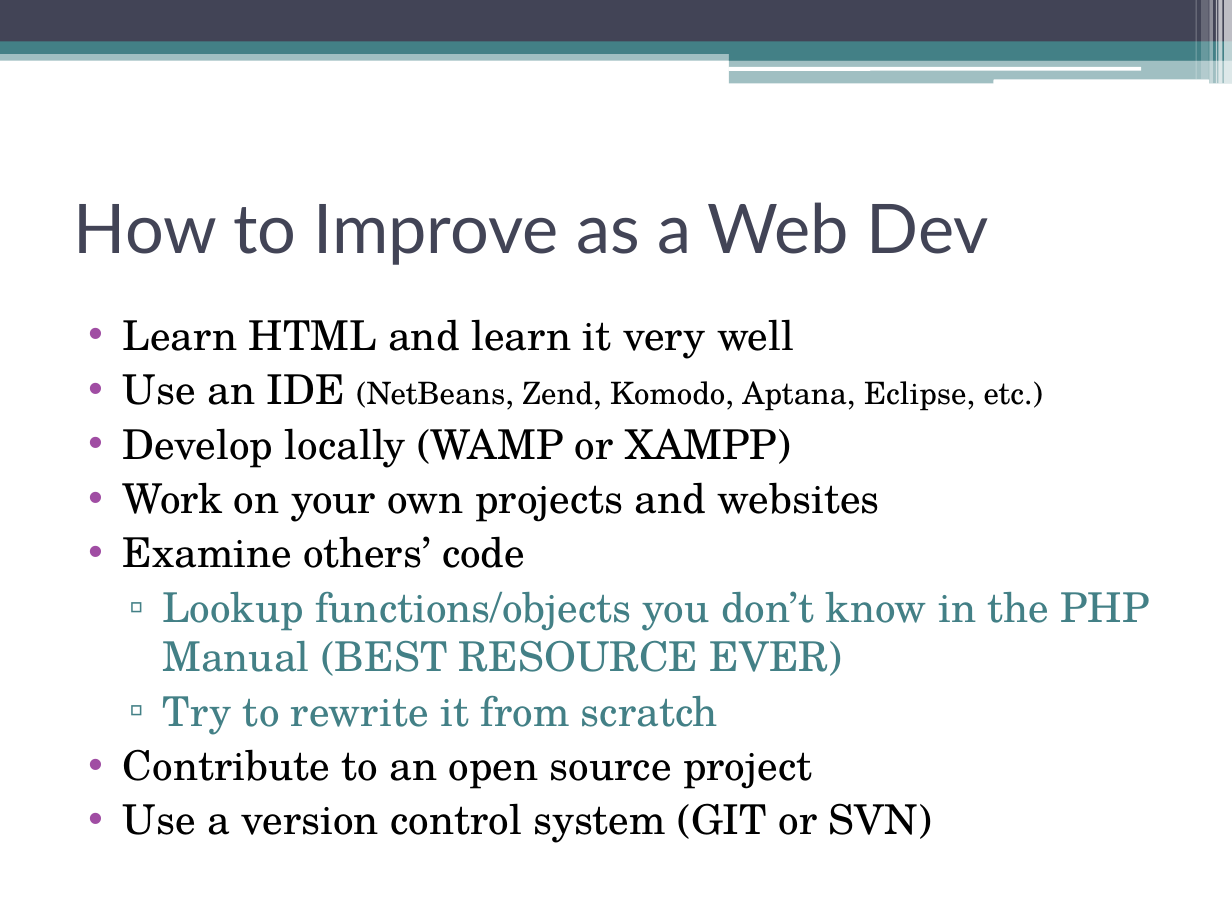
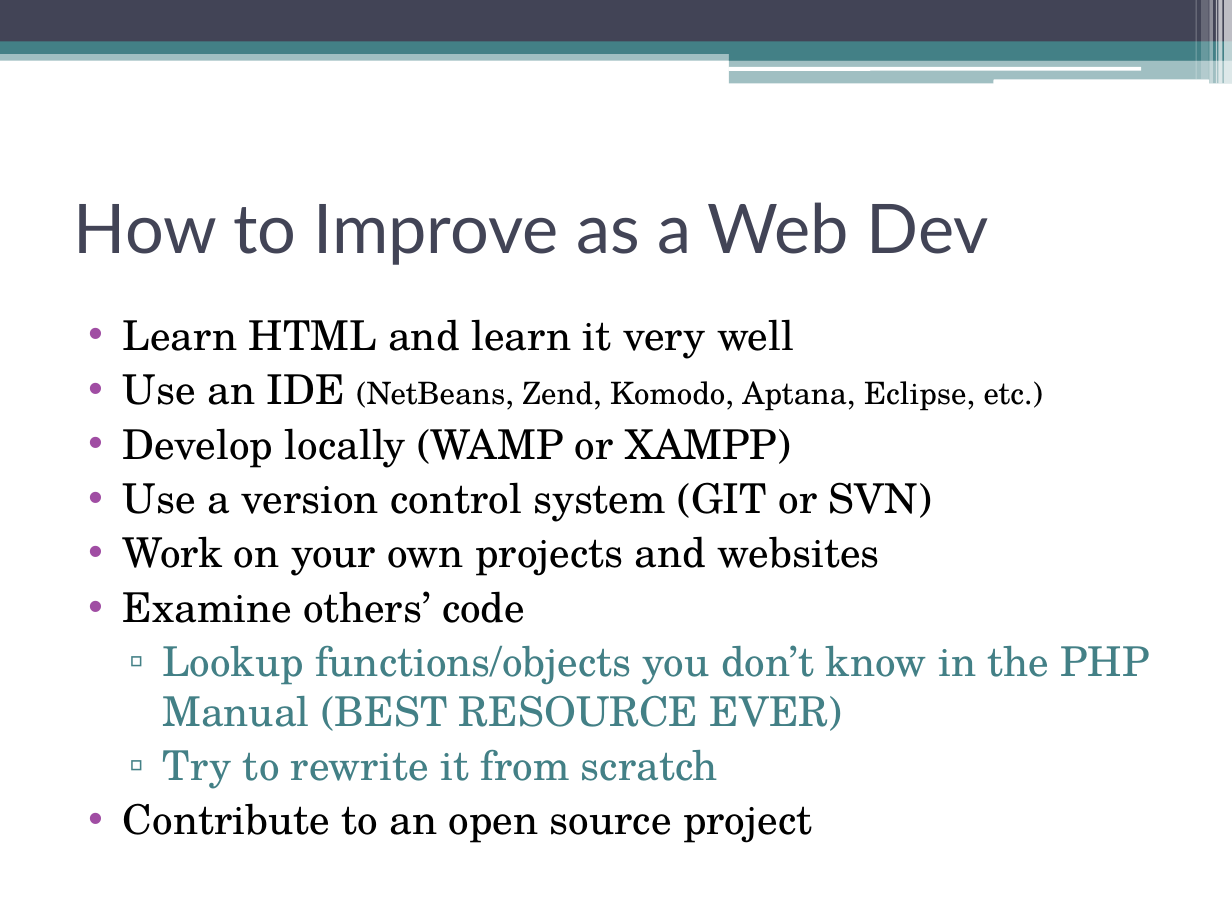
Before and after one commit to jeremeamia/Presentation-for-CSE-294, a slide deck: slide 17 of PHP_Apr12.ppt. Drawn at 1232x924 pixels with LibreOffice and Linux fonts; fonts in the diff are those of the drawing. Boxes give left, top, right and bottom in pixels: in the first picture for what was removed or moved away, otherwise in the second. Text is boxed around its words. In the diff, an @@ line names an element or a change of style, - is before the commit and + after.

```diff
--- a/PHP_Apr12.ppt
+++ b/PHP_Apr12.ppt
@@ text at (x1=123, y1=482, x2=932, y2=522): paragraph added @@
+• Use a version control system (GIT or SVN)
@@ text at (x1=123, y1=803, x2=932, y2=843): paragraph removed @@
-• Use a version control system (GIT or SVN)
```
Also in this commit, not shown: 5 other slides changed, 1 slide added, 1 slide removed.
